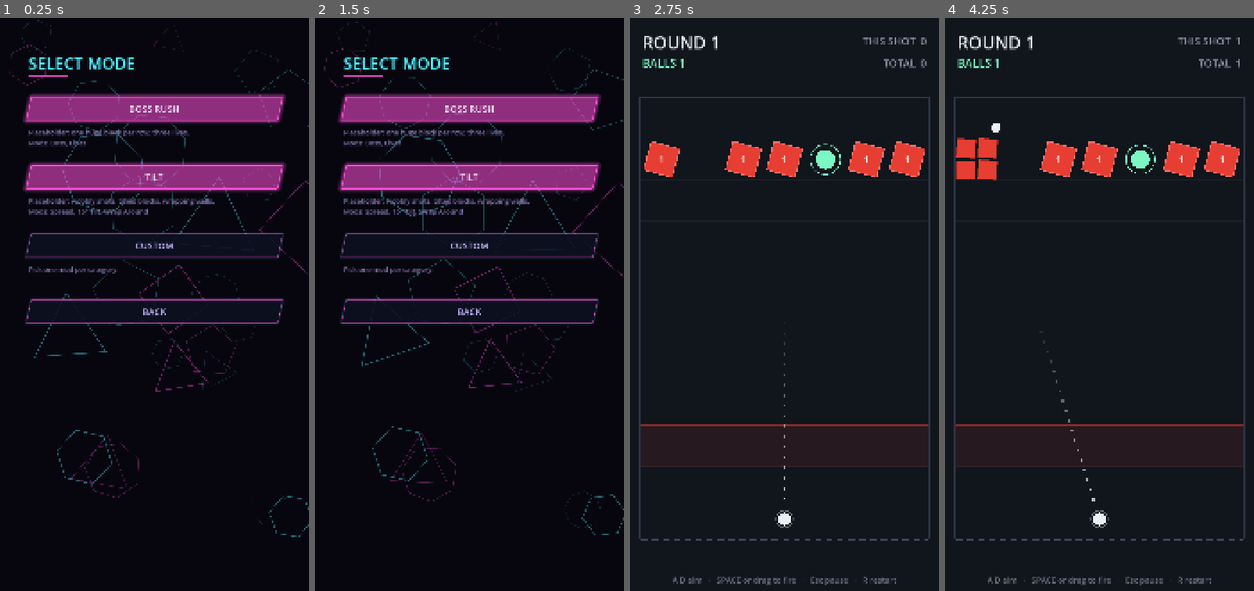
Above: before the commit, frames 1-4 (left to right).
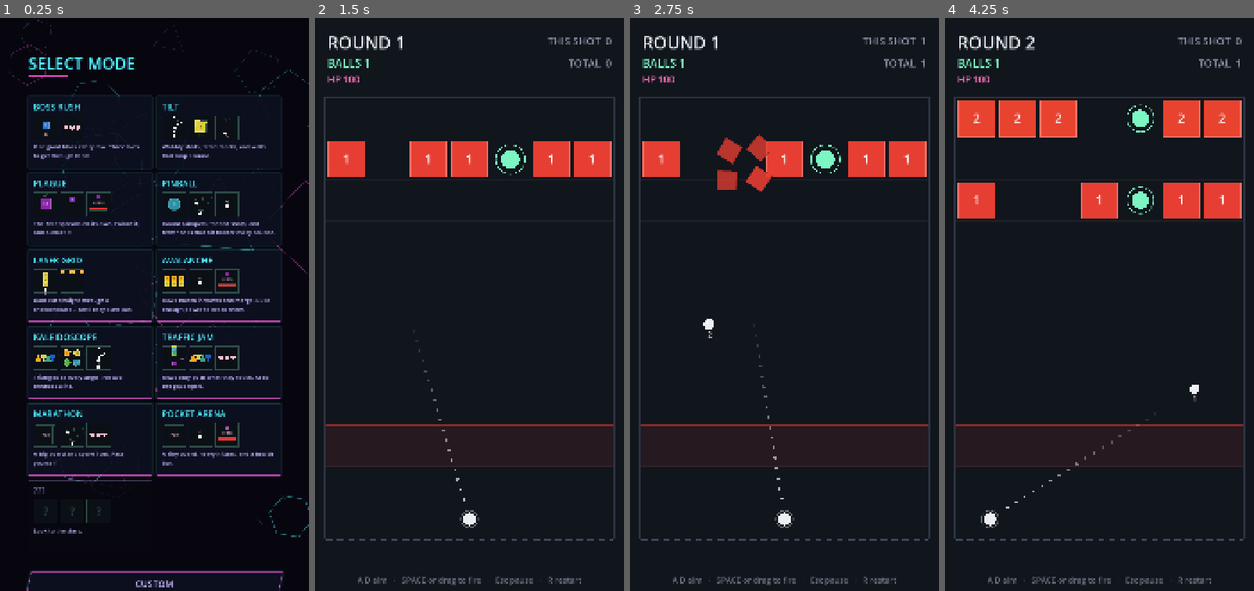
Above: after the commit, the same moments.

Repository: Sovereign-Axe-Studios/Sovereign-Ballgame
Game: Godot game, scene res://scenes/mode_select.tscn
The game is run twice, just before and just after one commit, with the same random seed, the same clock (stepped at 60 frames per second) and the same inputs. This scene is started directly instead of the project's main scene.
Inputs (mouse positions are in pixels of both pictures, inside the frame that each line leads up to):
- Up to frame 1 (0.25 s): no input
- Up to frame 2 (1.5 s): move the mouse to (537, 275) at 0.52 s; hold Right (debug_right) 0.53-1.25 s; tap A (aim_left) at 0.6 s; click (537, 275) at 0.67 s; drag from (407, 333) to (454, 419) at 1.27 s
- Up to frame 3 (2.75 s): move the mouse to (815, 178) at 2.02 s; hold Right (debug_right) from 2.03 s (still down); tap Space (fire) at 2.1 s; click (815, 178) at 2.17 s
- Up to frame 4 (4.25 s): release Right (debug_right) at 2.75 s; drag from (1084, 419) to (1006, 218) at 2.77 s; move the mouse to (1192, 390) at 3.52 s; hold Left (debug_left) from 3.53 s (still down); tap D (aim_right) at 3.6 s; click (1192, 390) at 3.67 s

The runs differ from the first frame. In frame 1, 19% of the frame differs, in the area x 7-93%, y 13-100%; in frame 2, 25%, in the area x 2-100%, y 0-99%; in frame 3, 2.8%; in frame 4, 11%.

Commit message:
feat(modes): 11 curated presets shown as a card grid in Mode Select
Adds Plague, Pinball, Laser Grid, Avalanche, Kaleidoscope, Traffic Jam, Marathon, Pocket Arena and Hearthian (locked until the Outer Wilds egg is
solved), and rewrites Boss Rush and Tilt. The mode list is now a two-column grid of cards with each mode's mod icons, animating on hover.

Diff:
--- a/game/scripts/mode_select.gd
+++ b/game/scripts/mode_select.gd
@@ -1,8 +1,8 @@
 class_name ModeSelect
 extends Node2D
 ## Play -> pick a mode. Two pages:
-##   List:   the curated modes (CuratedModes.all()), then CUSTOM, then BACK.
-##           A curated mode starts the run immediately.
+##   List:   the curated modes (CuratedModes.all()) as a two-column grid of
+##           cards, then CUSTOM, then BACK. A card starts its run at once.
 ##   Custom: a character-select grid -- one neon row per GameMod.Category,
 ##           a tile for None plus each of that category's mods from Cfg.MODS.
 ##           Tiles animate their draw_preview on hover; the ? corner opens a
@@ -17,6 +17,8 @@
 const ICON_SIZE := 112.0
 const DETAIL_PREVIEW_SIZE := Vector2(420.0, 560.0)
 const LOCKED_HINT := "Look to the stars."
+const MODE_CARD_SIZE := Vector2(431.0, 250.0)
+const MODE_ICON_SIZE := 84.0
 
 var _root: Control
 var _detail: Control
@@ -109,14 +111,14 @@
 	var parts := _page("SELECT MODE")
 	var col: VBoxContainer = parts[1]
 
+	var grid := GridContainer.new()
+	grid.columns = 2
+	grid.add_theme_constant_override("h_separation", 18)
+	grid.add_theme_constant_override("v_separation", 18)
+	col.add_child(grid)
 	for mode: Dictionary in CuratedModes.all():
-		var btn := NeonUI.button(str(mode.name).to_upper(), true)
-		var mode_name: String = mode.name
-		var mode_mods: Array[GDScript] = mode.mods
-		btn.pressed.connect(func() -> void: Run.start(mode_name, mode_mods))
-		col.add_child(btn)
-		col.add_child(NeonUI.label("%s\n%s" % [mode.description, _mod_names(mode_mods)], 24, NeonUI.TEXT_DIM))
-		col.add_child(_spacer(12.0))
+		grid.add_child(_mode_card(mode))
+	col.add_child(_spacer(20.0))
 
 	var custom_btn := NeonUI.button("CUSTOM")
 	custom_btn.pressed.connect(func() -> void: _show(_custom_page))
@@ -128,6 +130,63 @@
 	back_btn.pressed.connect(func() -> void: get_tree().change_scene_to_file(TITLE_SCENE))
 	col.add_child(back_btn)
 	return parts[0]
+
+## A curated mode as a clickable card: name, a row of its mod icons (they
+## animate while hovered), and its description. A mode using a locked mod is
+## a ??? card until it's unlocked.
+func _mode_card(mode: Dictionary) -> Control:
+	var unlocked := CuratedModes.is_unlocked(mode)
+	var mods: Array[GDScript] = mode.mods
+	var card := Button.new()
+	card.custom_minimum_size = MODE_CARD_SIZE
+	card.focus_mode = Control.FOCUS_NONE
+	for state in ["normal", "hover", "pressed", "disabled"]:
+		var sb := NeonUI.box(state == "hover" or state == "pressed", NeonUI.CYAN, 0.0) 			if state != "disabled" else NeonUI.disabled_box()
+		sb.skew = Vector2.ZERO
+		card.add_theme_stylebox_override(state, sb)
+	card.disabled = not unlocked
+	card.tooltip_text = _mod_names(mods) if unlocked else LOCKED_HINT
+
+	var col := VBoxContainer.new()
+	col.add_theme_constant_override("separation", 10)
+	col.set_anchors_preset(Control.PRESET_FULL_RECT)
+	col.offset_left = 18.0
+	col.offset_right = -18.0
+	col.offset_top = 14.0
+	col.offset_bottom = -14.0
+	col.mouse_filter = Control.MOUSE_FILTER_IGNORE
+	card.add_child(col)
+
+	var title := NeonUI.label(str(mode.name).to_upper() if unlocked else "???", 30,
+		NeonUI.CYAN if unlocked else NeonUI.TEXT_DIM)
+	title.mouse_filter = Control.MOUSE_FILTER_IGNORE
+	col.add_child(title)
+
+	var icons := HBoxContainer.new()
+	icons.add_theme_constant_override("separation", 8)
+	icons.mouse_filter = Control.MOUSE_FILTER_IGNORE
+	col.add_child(icons)
+	var previews: Array[ModPreviewIcon] = []
+	for script in mods:
+		var icon := ModPreviewIcon.new(script.new() as GameMod, not unlocked)
+		icon.custom_minimum_size = Vector2.ONE * MODE_ICON_SIZE
+		icons.add_child(icon)
+		previews.append(icon)
+
+	var desc := NeonUI.label(str(mode.description) if unlocked else LOCKED_HINT, 20, NeonUI.TEXT_SOFT)
+	desc.mouse_filter = Control.MOUSE_FILTER_IGNORE
+	col.add_child(desc)
+
+	if unlocked:
+		var mode_name: String = mode.name
+		card.pressed.connect(func() -> void: Run.start(mode_name, mods))
+		card.mouse_entered.connect(func() -> void:
+			for icon in previews:
+				icon.playing = true)
+		card.mouse_exited.connect(func() -> void:
+			for icon in previews:
+				icon.playing = false)
+	return card
 
 func _mod_names(scripts: Array[GDScript]) -> String:
 	var names: Array[String] = []
--- a/game/scripts/modes/curated_modes.gd
+++ b/game/scripts/modes/curated_modes.gd
@@ -1,23 +1,43 @@
 class_name CuratedModes
-## The hand-picked modes on the Mode Select list. Placeholders for now, but
-## playable. Each is {name, description, mods: Array[GDScript]}. A function,
-## not a const, because `Cfg` is an autoload and not a const expression.
+## The hand-picked modes on the Mode Select list. Each is {name, description,
+## mods: Array[GDScript]}, at most one mod per category. A mode that uses a
+## locked mod shows as ??? until it's unlocked. A function, not a const,
+## because `Cfg` is an autoload and not a const expression.
 
 static func all() -> Array[Dictionary]:
 	return [
-		{
-			"name": "Boss Rush",
-			"description": "Placeholder: one huge block per row, three lives.",
-			"mods": _mods([Cfg.Boss, Cfg.Lives]),
-		},
-		{
-			"name": "Tilt",
-			"description": "Placeholder: wobbly shots, tilted blocks, wrapping walls.",
-			"mods": _mods([Cfg.Spread, Cfg.Rotated, Cfg.WrapAround]),
-		},
+		_mode("Boss Rush", "One giant block every row. Three lives to get through them.",
+			[Cfg.Boss, Cfg.Lives]),
+		_mode("Tilt", "Wobbly shots, tilted blocks, and walls that loop around.",
+			[Cfg.Spread, Cfg.Rotated, Cfg.WrapAround]),
+		_mode("Plague", "The field spreads on its own. Poison it, and outlast it.",
+			[Cfg.Poison, Cfg.Virus, Cfg.Health]),
+		_mode("Pinball", "Round bumpers, fanned shots, and fewer balls that hit harder every bounce.",
+			[Cfg.Circles, Cfg.Sprinkler, Cfg.Snowball]),
+		_mode("Laser Grid", "Balls cut straight through a checkerboard -- until they burn out.",
+			[Cfg.BouncePierce, Cfg.Checkers]),
+		_mode("Avalanche", "Rows march in waves and merge. Build enough power to break them.",
+			[Cfg.Reinforcements, Cfg.Snowball, Cfg.Health]),
+		_mode("Kaleidoscope", "Triangles at every angle. No two bounces alike.",
+			[Cfg.Triangles, Cfg.RandomRotation, Cfg.Spread]),
+		_mode("Traffic Jam", "Rows only push what they touch. Keep the gaps open.",
+			[Cfg.PileUp, Cfg.Triangles, Cfg.Lives]),
+		_mode("Marathon", "A big board and spare lives. Pace yourself.",
+			[Cfg.ModifiedGrid, Cfg.Sprinkler, Cfg.Lives]),
+		_mode("Pocket Arena", "A tiny board, heavy hitters, and a health bar.",
+			[Cfg.CompactGrid, Cfg.Snowball, Cfg.Health]),
+		_mode("Hearthian", "Twenty-two seconds, a pair of wormholes, and a sky full of round worlds.",
+			[Cfg.Wormholes, Cfg.TimeRewind, Cfg.Circles]),
 	]
 
-static func _mods(scripts: Array) -> Array[GDScript]:
-	var out: Array[GDScript] = []
-	out.assign(scripts)
-	return out
+## True if every mod in `mode` can be picked right now.
+static func is_unlocked(mode: Dictionary) -> bool:
+	for script: GDScript in mode.mods:
+		if not (script.new() as GameMod).is_selectable():
+			return false
+	return true
+
+static func _mode(mode_name: String, description: String, scripts: Array) -> Dictionary:
+	var mods: Array[GDScript] = []
+	mods.assign(scripts)
+	return {"name": mode_name, "description": description, "mods": mods}
Not shown, changed: game/docs/HANDOFF.md
